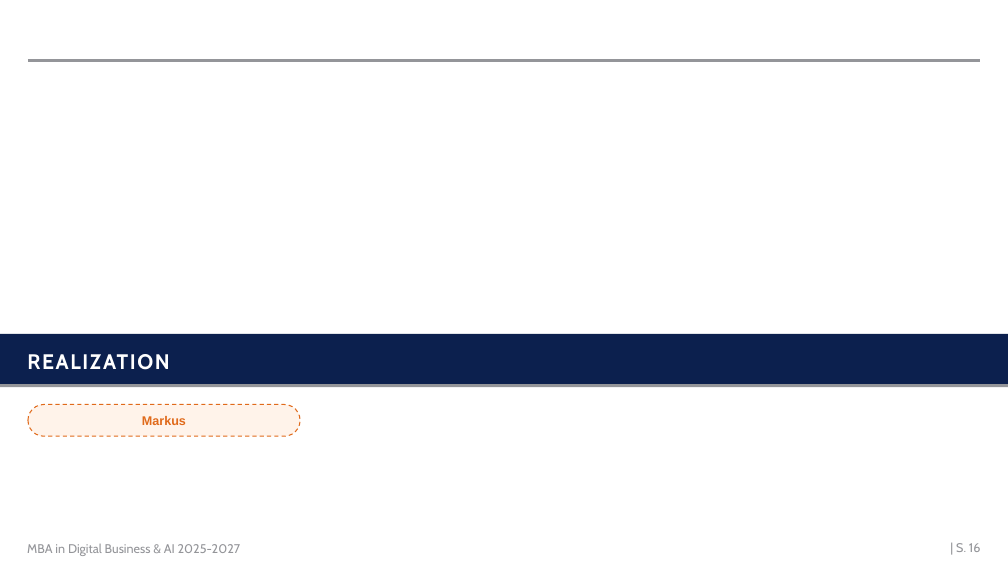
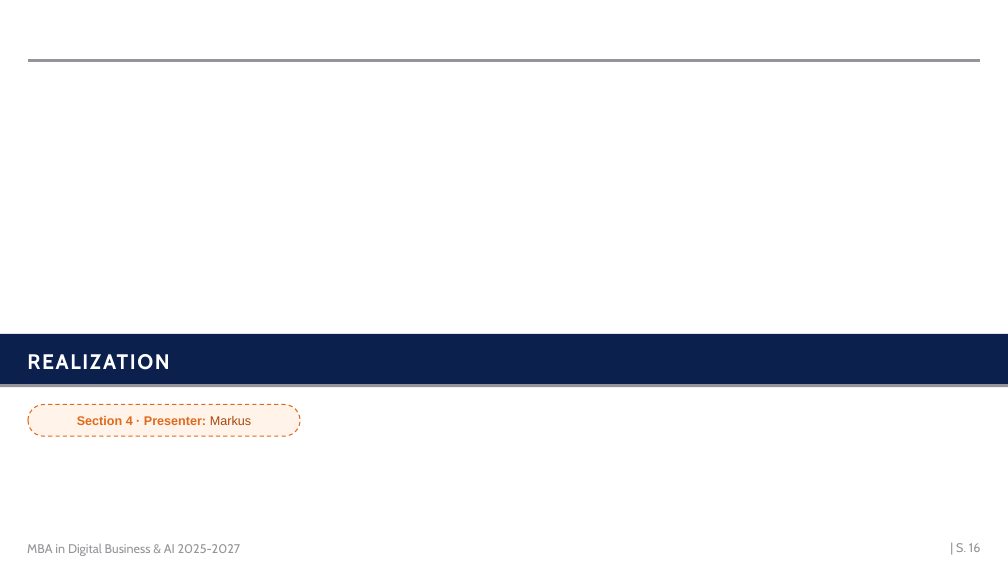
Before and after one commit to mrh421/Applied_AI_DAIY, a slide deck: slide 16 of presentation/DAIY_presentation_v6.pptx. Drawn at 1008x567 pixels with LibreOffice and Linux fonts; fonts in the diff are those of the drawing; background and template pictures are left out. Boxes give left, top, right and bottom in pixels: in the first picture for what was removed or moved away, otherwise in the second. Text is boxed around its words. In the diff, an @@ line names an element or a change of style, - is before the commit and + after.

```diff
--- a/presentation/DAIY_presentation_v6.pptx
+++ b/presentation/DAIY_presentation_v6.pptx
@@ text at [77, 416, 251, 425]: text changed @@
-Markus
+Section 4 · Presenter: Markus
```
Also in this commit, not shown: 8 other slides changed, 1 other file.
